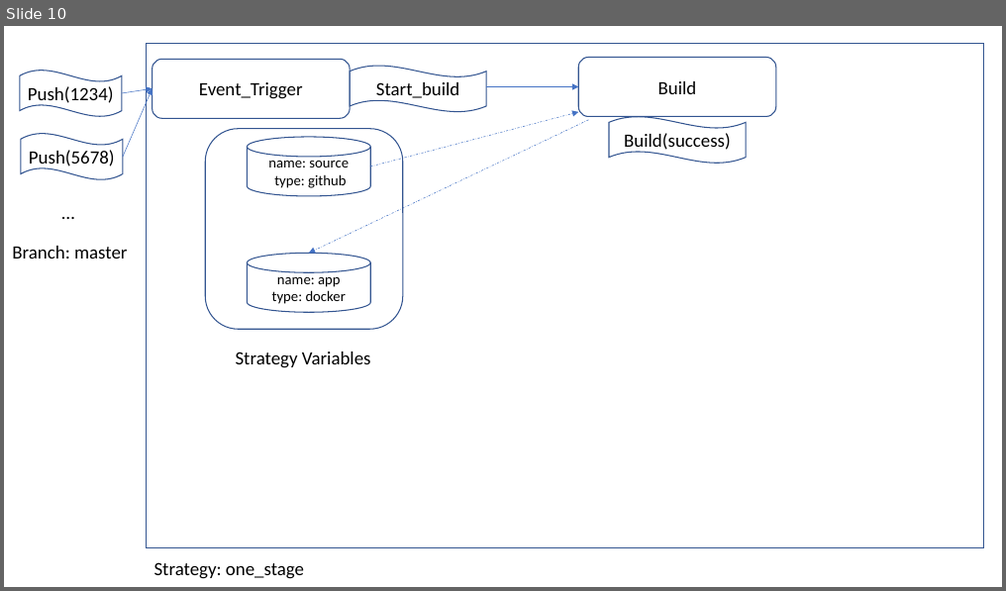
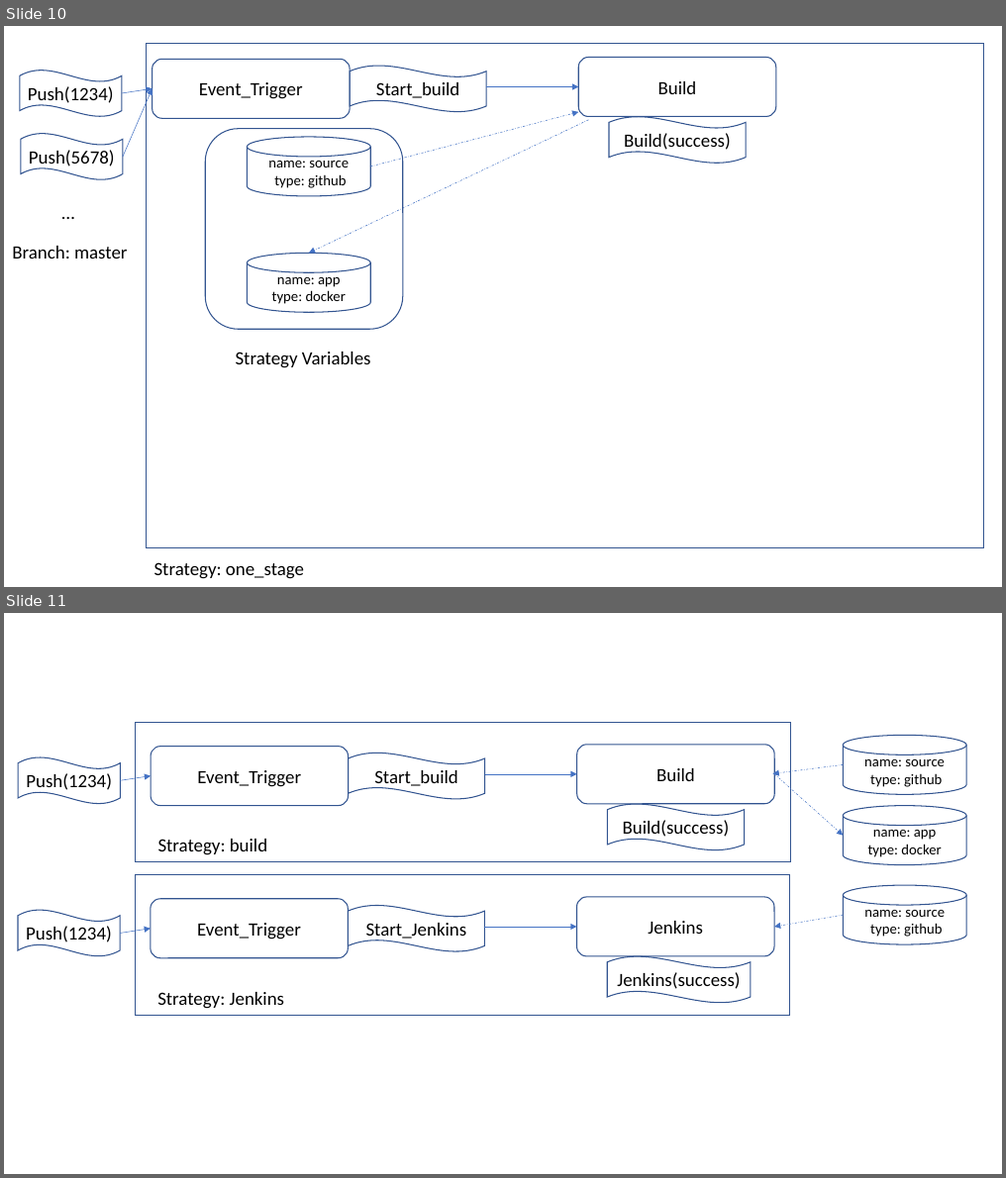
Before and after one commit to mchenggit/kabanero-event, a slide deck: architecture/KabaneroEvent.pptx. Shown one above the other, each under a label of ours: slide 10 before the commit, slides 10 and 11 after it. The pictures are 1006x591 and 1006x1178 pixels, drawn with LibreOffice and Linux fonts; fonts in the diff are those of the drawing. Boxes give left, top, right and bottom in pixels: in the first picture for what was removed or moved away, otherwise in the second. Text is boxed around its words. In the diff, an @@ line names an element or a change of style, - is before the commit and + after.

```diff
--- a/architecture/KabaneroEvent.pptx
+++ b/architecture/KabaneroEvent.pptx
@@ slide 11 added at [4,613,1002,1174], background #FFFFFF @@
@@ rectangle added at [136,722,791,863], outline #325491 1 pt @@
@@ wave added at [18,758,120,804], outline #325491 1 pt, 18 pt, text #000000 @@
+Push(1234)
@@ rounded rectangle added at [151,747,349,805], outline #325491 1 pt, 18 pt, text #000000 @@
+Event_Trigger
@@ wave added at [349,753,485,799], outline #325491 1 pt, 18 pt, text #000000 @@
+Start_build
@@ rounded rectangle added at [577,745,775,804], outline #325491 1 pt, 18 pt, text #000000 @@
+Build
@@ cylinder added at [844,735,966,794], outline #325491 1 pt, 14 pt, text #000000 @@
+name: source
+type: github
@@ arrow added from (120, 780) to (151, 776), #4472C4 0.5 pt @@
@@ arrow added from (484, 774) to (577, 774), #4472C4 0.5 pt @@
@@ arrow added from (844, 765) to (773, 774), #4472C4 0.5 pt dashed @@
@@ arrow added from (774, 774) to (844, 836), #4472C4 0.5 pt dashed @@
@@ wave added at [607,804,745,851], outline #325491 1 pt, 18 pt, text #000000 @@
+Build(success)
@@ cylinder added at [844,805,966,864], outline #325491 1 pt, 14 pt, text #000000 @@
+name: app
+type: docker
@@ text added at [158,839,267,856], 18 pt, text #000000 @@
+Strategy: build
@@ rectangle added at [135,874,790,1015], outline #325491 1 pt @@
@@ rounded rectangle added at [151,899,349,959], outline #325491 1 pt, 18 pt, text #000000 @@
+Event_Trigger
@@ wave added at [349,906,485,953], outline #325491 1 pt, 18 pt, text #000000 @@
+Start_Jenkins
@@ rounded rectangle added at [576,897,774,957], outline #325491 1 pt, 18 pt, text #000000 @@
+Jenkins
@@ cylinder added at [844,885,966,945], outline #325491 1 pt, 14 pt, text #000000 @@
+name: source
+type: github
@@ wave added at [18,910,120,957], outline #325491 1 pt, 18 pt, text #000000 @@
+Push(1234)
@@ arrow added from (120, 934) to (151, 929), #4472C4 0.5 pt @@
@@ arrow added from (484, 927) to (576, 927), #4472C4 0.5 pt @@
@@ arrow added from (844, 916) to (774, 927), #4472C4 0.5 pt dashed @@
@@ wave added at [607,957,750,1003], outline #325491 1 pt, 18 pt, text #000000 @@
+Jenkins(success)
@@ text added at [157,992,285,1009], 18 pt, text #000000 @@
+Strategy: Jenkins
```
Also in this commit, not shown: 2 other slides added, 3 other files.
